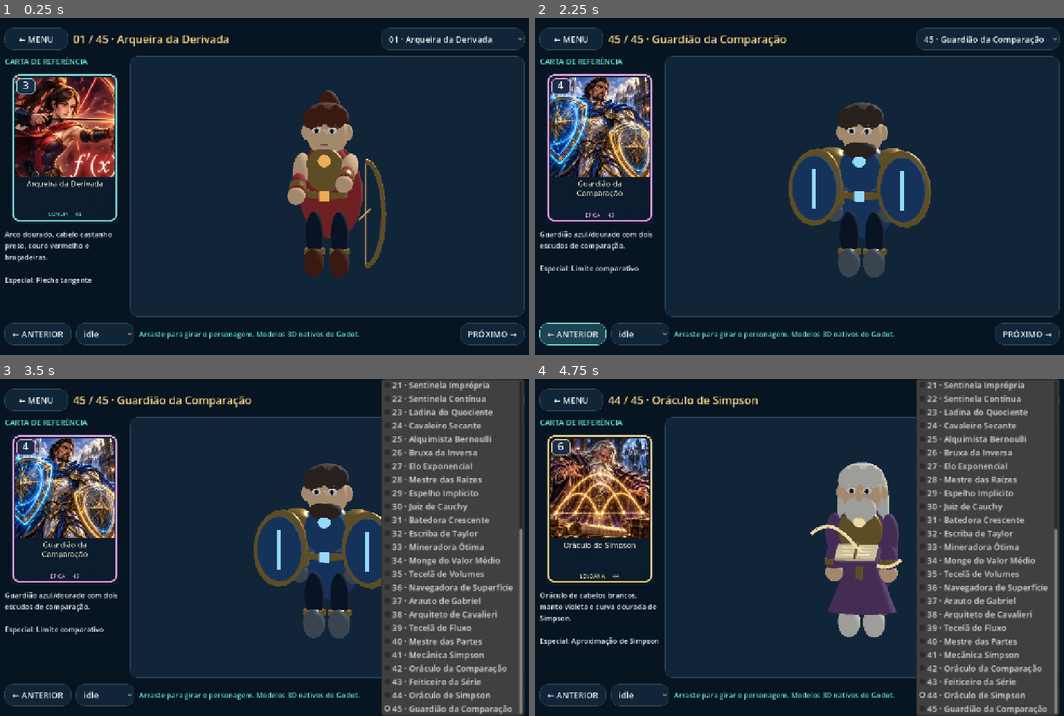
Above: before the commit, frames 1-4 (two rows, left to right).
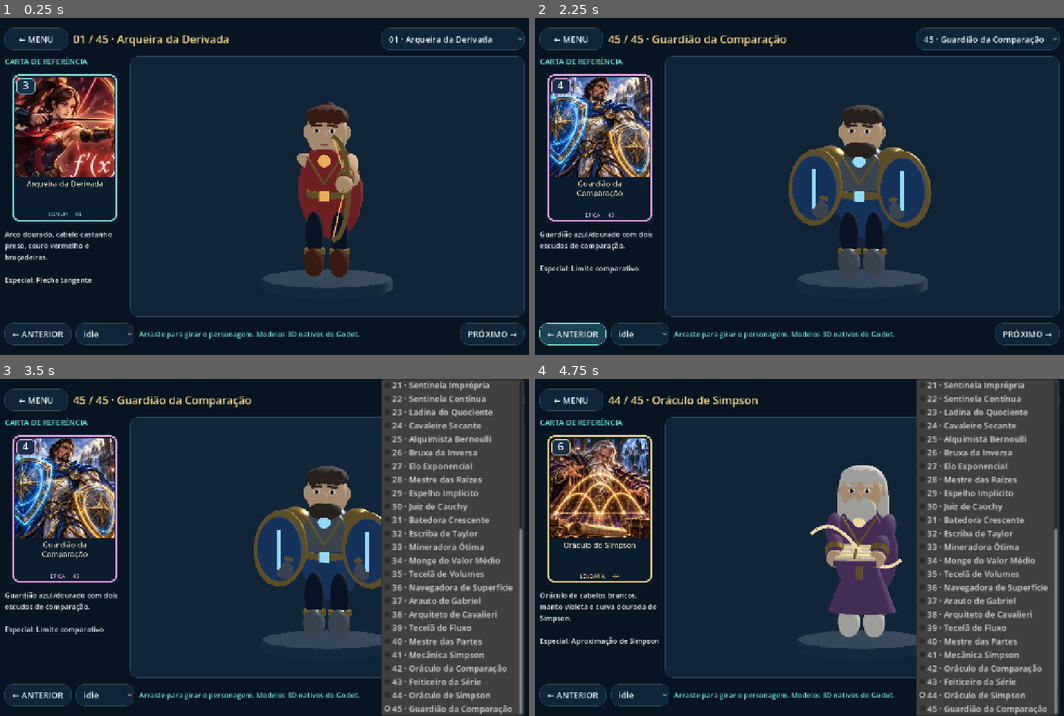
Above: after the commit, the same moments.

Repository: leosardinhalaus-math/leo-sardinha-math
Game: Godot game, scene res://scenes/CharacterGallery.tscn
Same seed, same stepped clock (60 frames per second), same inputs: the game is played once before the commit and once after it. This scene is started directly instead of the project's main scene.
Inputs:
- Up to frame 1 (0.25 s): no input
- Up to frame 2 (2.25 s): click "idle" at 0.5 s; click "01 · Arqueira da Derivada" at 1.25 s; click "← ANTERIOR" at 2 s
- Up to frame 3 (3.5 s): click "45 · Guardião da Comparação" at 2.75 s
- Up to frame 4 (4.75 s): click "PRÓXIMO →" at 3.5 s; click "44 · Oráculo de Simpson" at 4.25 s

The runs differ from the first frame. In frame 1, 3.1% of the frame differs, in the area x 49-75%, y 21-82%; in frame 2, 2.3%; in frame 3, 2.2%; in frame 4, 2.3%.

Commit message:
fix: align native character poses and equipment with card artwork

Diff:
--- a/scripts/CharacterGallery.gd
+++ b/scripts/CharacterGallery.gd
@@ -1,5 +1,6 @@
 extends Control
 
+const Geo = preload("res://scripts/NativeGeometry.gd")
 const CHARACTER = preload("res://scenes/NativeCharacter.tscn")
 var selected = 0
 var character: Node3D
@@ -62,6 +63,7 @@
 	settings.ambient_light_energy = 0.65
 	env.environment = settings
 	world.add_child(env)
+	Geo.part(world,"DisplayStand","cylinder",Vector3(0,-0.08,0),Vector3(0.72,0.12,0.72),Geo.material(Color("233c50")))
 	var light = DirectionalLight3D.new()
 	light.rotation_degrees = Vector3(-35,-35,0)
 	light.light_energy = 0.8
--- a/scripts/NativeCharacter.gd
+++ b/scripts/NativeCharacter.gd
@@ -82,7 +82,9 @@
 	pivots.append(body)
 	_p(body, "Torso", "sphere", Vector3(0, 0.12, 0), Vector3(0.29 * broad, 0.34, 0.19), steel if armored else cloth)
 	_p(body, "Waist", "sphere", Vector3(0, -0.12, 0), Vector3(0.23 * broad, 0.18, 0.17), cloth)
-	_p(body, "Breastplate", "sphere", Vector3(0, 0.16, -0.13), Vector3(0.25 * broad, 0.25, 0.10), cloth if armored else gold)
+	_p(body, "Breastplate", "sphere", Vector3(0, 0.16, -0.13), Vector3(0.25 * broad, 0.25, 0.10), steel if armored and str(get_meta("card_key")) in ["limit","cauchy","comparison"] else cloth)
+	for side in [-1.0,1.0]:
+		Geo.segment(body,"ChestTrim",Vector3(side*0.19,0.31,-0.20),Vector3(0,0.02,-0.24),0.012,gold)
 	_p(body, "Belt", "cylinder", Vector3(0, -0.12, 0), Vector3(0.25 * broad, 0.075, 0.19), gold)
 	_p(body, "Buckle", "box", Vector3(0, -0.12, -0.20), Vector3(0.11, 0.11, 0.035), glow)
 	if outfit in ["robe", "dress", "coat"]:
@@ -115,16 +117,16 @@
 			right_leg = leg
 	head = Geo.pivot(body, "Head", Vector3(0, 0.56, 0))
 	pivots.append(head)
-	_p(head, "Neck", "cylinder", Vector3(0, -0.20, 0), Vector3(0.10, 0.18, 0.10), skin)
+	_p(head, "Neck", "cylinder", Vector3(0, -0.20, 0), Vector3(0.10, 0.18, 0.10), steel if profile.get("hair_style") == "helmet" else skin)
 	var helmet = profile.get("hair_style") == "helmet"
 	_p(head, "Face", "sphere", Vector3.ZERO, Vector3(0.235, 0.28, 0.215), steel if helmet else skin)
 	for side in [-1.0, 1.0]:
-		_p(head, "Ear", "sphere", Vector3(side * 0.23, 0, 0), Vector3(0.055, 0.09, 0.055), skin, true)
-		_p(head, "Eye", "sphere", Vector3(side * 0.085, 0.045, -0.194), Vector3(0.055, 0.035, 0.025), glow if helmet else Geo.material(Color("f7f0dc")), true)
-		_p(head, "Pupil", "sphere", Vector3(side * 0.085, 0.045, -0.216), Vector3(0.024, 0.028, 0.012), dark, true)
+		_p(head, "Ear", "sphere", Vector3(side * 0.23, 0, 0), Vector3(0.035, 0.07, 0.04), steel if helmet else skin, true)
+		_p(head, "Eye", "sphere", Vector3(side * 0.085, 0.045, -0.248 if helmet else -0.194), Vector3(0.055 if helmet else 0.045, 0.023, 0.016), glow if helmet else Geo.material(Color("f7f0dc")), true)
+		_p(head, "Pupil", "sphere", Vector3(side * 0.085, 0.045, -0.261 if helmet else -0.209), Vector3(0.020, 0.022, 0.009), dark, true)
 		var brow = _p(head, "Brow", "box", Vector3(side * 0.085, 0.10, -0.19), Vector3(0.12, 0.025, 0.025), hair, true)
 		brow.rotation.z = side * -0.1
-	_p(head, "Nose", "sphere", Vector3(0, -0.01, -0.216), Vector3(0.039, 0.065, 0.04), skin, true)
+	_p(head, "Nose", "sphere", Vector3(0, -0.01, -0.216), Vector3(0.032, 0.055, 0.035), steel if helmet else skin, true)
 	_p(head, "Mouth", "box", Vector3(0, -0.11, -0.195), Vector3(0.075, 0.015, 0.013), Geo.material(Color("8a5148")), true)
 	_hair(helmet)
 	if profile.get("detail") == "beard":
@@ -160,15 +162,15 @@
 			_p(head, "HoodEdge", "sphere", Vector3(side * 0.235, 0.0, -0.07), Vector3(0.067, 0.3, 0.12), cloth)
 		_p(head, "HoodPeak", "sphere", Vector3(0, 0.27, -0.05), Vector3(0.23, 0.09, 0.20), cloth)
 	else:
-		_p(head, "HairCap", "sphere", Vector3(0, 0.17, 0.015), Vector3(0.245, 0.16, 0.22), hair)
-		for index in range(5):
-			var lock = _p(head, "HairLock", "sphere", Vector3(-0.16 + index * 0.08, 0.18, -0.15), Vector3(0.08, 0.16 if index % 2 else 0.12, 0.055), hair)
+		_p(head, "HairCap", "sphere", Vector3(0, 0.17, 0.015), Vector3(0.24, 0.13, 0.215), hair)
+		for index in range(4):
+			var lock = _p(head, "HairLock", "sphere", Vector3(-0.14 + index * 0.085, 0.19, -0.15), Vector3(0.062, 0.105 if index % 2 else 0.09, 0.044), hair)
 			lock.rotation.z = 0.4
 		if style == "long":
 			for side in [-1.0, 1.0]:
 				_p(head, "LongHair", "sphere", Vector3(side * 0.2, -0.15, 0.07), Vector3(0.09, 0.36, 0.13), hair)
 		elif style == "ponytail":
-			var tail = _p(head, "Ponytail", "sphere", Vector3(0, 0.23, 0.24), Vector3(0.12, 0.30, 0.12), hair)
+			var tail = _p(head, "Ponytail", "sphere", Vector3(0, 0.13, 0.24), Vector3(0.105, 0.26, 0.105), hair)
 			tail.rotation.x = -0.8
 		elif style == "braid":
 			for side in [-1.0, 1.0]:
@@ -216,12 +218,13 @@
 			var points: Array[Vector3] = []
 			for i in range(13):
 				var t = float(i) / 12 * PI
-				points.append(Vector3(-0.48 - sin(t) * 0.20, 0.75 + cos(t) * 0.58, -0.36))
+				points.append(Vector3(-0.14 - sin(t) * 0.18, 1.05 + cos(t) * 0.58, -0.53))
 			Geo.curve(gear, points, 0.028, gold)
-			Geo.segment(gear, "Bowstring", points.front(), points.back(), 0.009, glow)
-			Geo.segment(gear, "Arrow", Vector3(-0.48, 0.75, 0.0), Vector3(-0.48, 0.75, -0.85), 0.012, gold)
+			Geo.segment(gear, "BowstringTop", points.front(), Vector3(-0.24,1.09,-0.18), 0.008, glow)
+			Geo.segment(gear, "BowstringBottom", Vector3(-0.24,1.09,-0.18), points.back(), 0.008, glow)
+			Geo.segment(gear, "Arrow", Vector3(-0.24,1.09,-0.18), Vector3(-0.32,1.05,-0.95), 0.012, gold)
 			left_arm.rotation.x = 1.15
-			right_arm.rotation.x = 0.85
+			right_arm.rotation = Vector3(0.30,0,-1.2)
 		"shield_sword", "shield_pair", "sword":
 			_shield(Vector3(-0.49, 1.0, -0.18))
 			if weapon == "shield_pair":
@@ -282,6 +285,25 @@
 		_:
 			_arcana(weapon)
 
+	# Rest poses place the wrists next to the corresponding physical equipment.
+	if left_arm and weapon != "bow":
+		match weapon:
+			"staff", "staff_book", "halberd", "root_hammer", "pickaxe", "mirror_staff":
+				right_arm.rotation = Vector3(0.10,0,0.32)
+				if weapon == "staff_book": left_arm.rotation = Vector3(0.65,0,-0.15)
+			"shield_sword", "shield_pair", "sword", "daggers", "twin_blades":
+				left_arm.rotation = Vector3(0.35,0,-0.22)
+				right_arm.rotation = Vector3(0.35,0,0.22)
+			"book", "scroll", "navigation", "wave_plot", "twin_persona":
+				left_arm.rotation = Vector3(0.80,0,0.12)
+				right_arm.rotation = Vector3(0.80,0,-0.12)
+			"clock", "scales", "simpson_rig", "wireframe":
+				left_arm.rotation = Vector3(0.6,0,-0.15)
+				right_arm.rotation = Vector3(0.6,0,0.15)
+			_:
+				left_arm.rotation = Vector3(0.9,0,0.05)
+				right_arm.rotation = Vector3(0.9,0,-0.05)
+
 func _arcana(weapon: String) -> void:
 	var center = Vector3(0, 1.10, -0.34)
 	if weapon == "seed":
@@ -357,6 +379,7 @@
 		for pivot in pivots:
 			_track(clip,pivot,"rotation",[pivot.rotation,pivot.rotation],clip.length)
 		_track(clip,rig,"scale",[Vector3.ONE,Vector3.ONE],clip.length)
+		_track(clip,gear,"rotation",[Vector3.ZERO,Vector3.ZERO],clip.length)
 		var base_y = 0.08 if profile.get("gender") == "relic" else 0.0
 		_track(clip,rig,"position",[Vector3(0,base_y,0),Vector3(0,base_y,0)],clip.length)
 		match state:
@@ -372,6 +395,7 @@
 				_track(clip,rig,"position",[Vector3(0,-0.1,0),Vector3(0,0.45,0),Vector3(0,base_y,0)],clip.length)
 				_track(clip,rig,"scale",[Vector3(0.8,1.1,0.8),Vector3(1.1,0.9,1.1),Vector3.ONE],clip.length)
 			"attack", "power":
+				_track(clip,gear,"rotation",[Vector3.ZERO,Vector3(-0.15,0,0),Vector3.ZERO],clip.length)
 				_track(clip,rig,"position",[Vector3(0,base_y,0),Vector3(0,base_y,-0.12),Vector3(0,base_y,0)],clip.length)
 				_track(clip,rig,"rotation",[Vector3(0,-0.16,0),Vector3(0,0.20,0),Vector3.ZERO],clip.length)
 				if right_arm:
